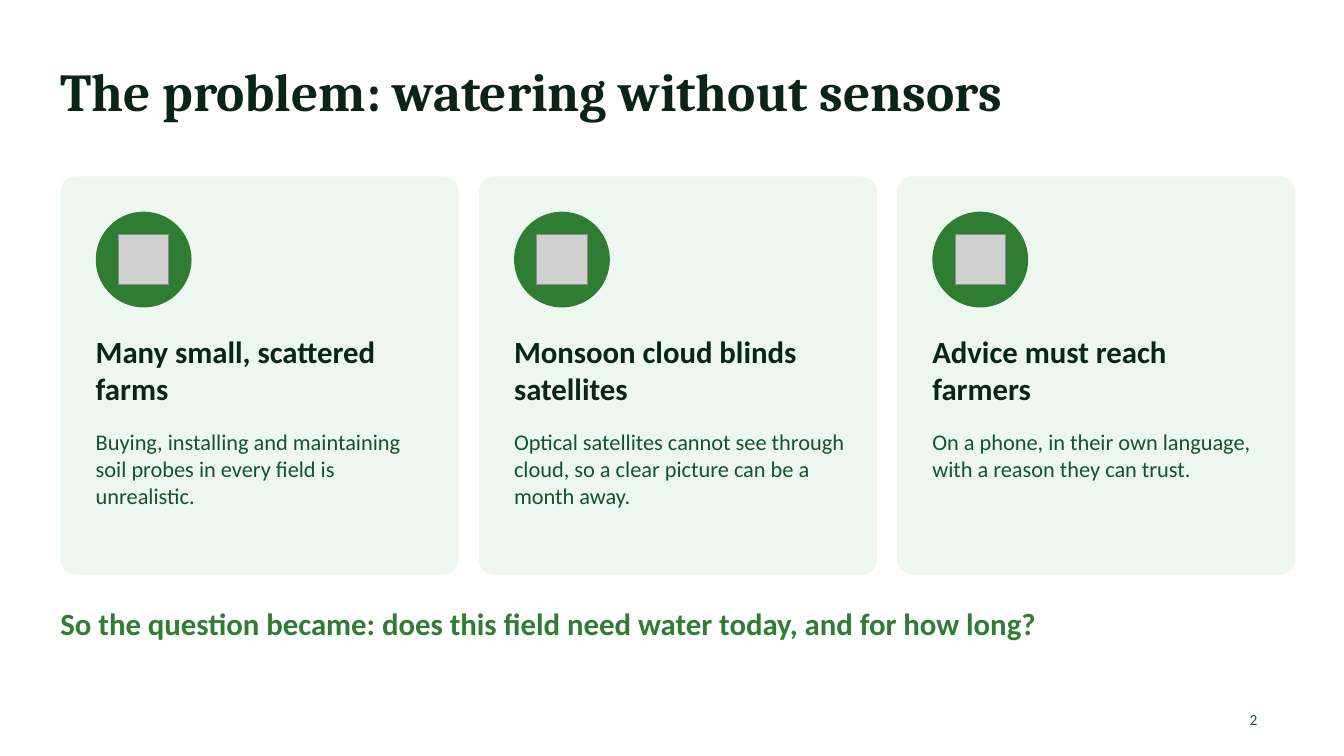
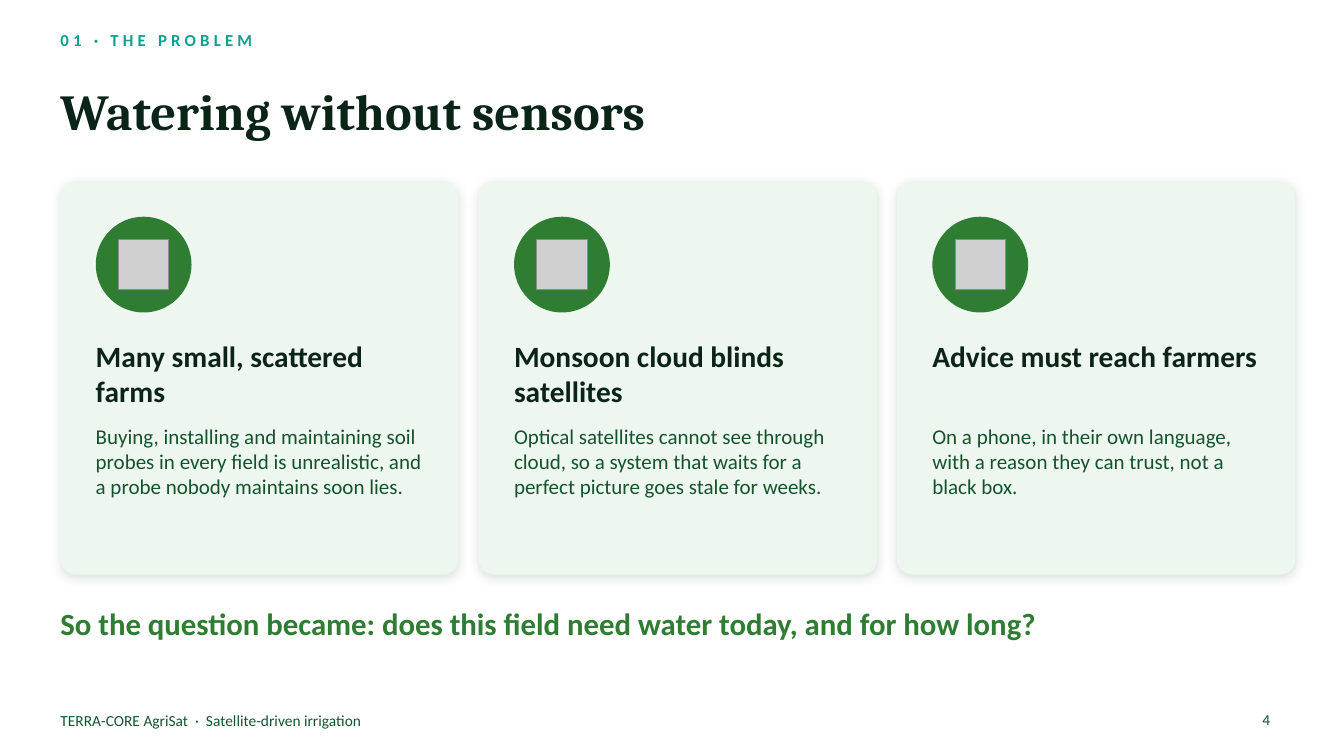
Before and after one commit to Rudraksh91/SatelliteSoilMonitoring, a slide deck: slide 4 of TerraCore_AgriSat_Presentation.pptx (slide 2 before the commit). Drawn at 1344x756 pixels with LibreOffice and Linux fonts; fonts in the diff are those of the drawing; grey boxes stand for pictures. Boxes give left, top, right and bottom in pixels: in the first picture for what was removed or moved away, otherwise in the second. Text is boxed around its words. In the diff, an @@ line names an element or a change of style, - is before the commit and + after.

```diff
--- a/TerraCore_AgriSat_Presentation.pptx
+++ b/TerraCore_AgriSat_Presentation.pptx
@@ text added at [60, 35, 252, 46], 12 pt, text #0E9F8E, bold @@
+01 · THE PROBLEM
@@ title at [60, 95, 645, 141]: text changed; size 38 to 36 pt @@
-The problem: watering without sensors
+Watering without sensors
@@ rounded rectangle: place and size @@
-rounded rectangle at [60, 176, 459, 575]
+rounded rectangle at [60, 181, 459, 575]
@@ rounded rectangle: place and size @@
-rounded rectangle at [479, 176, 877, 575]
+rounded rectangle at [479, 181, 877, 575]
@@ shadow on in 3 elements at [60, 181, 459, 575], [479, 181, 877, 575], [897, 181, 1296, 575] @@
@@ rounded rectangle: place and size @@
-rounded rectangle at [897, 176, 1296, 575]
+rounded rectangle at [897, 181, 1296, 575]
@@ 3 pictures, 3 ellipses: place and size @@
-3 pictures, 3 ellipses at [96, 212, 1028, 308]
+3 pictures, 3 ellipses at [96, 217, 1028, 313]
@@ size 22 to 21 pt in 3 elements at [96, 346, 363, 403], [514, 346, 783, 403], [932, 346, 1257, 368] @@
@@ text at [96, 429, 421, 498]: text changed; size 16 to 15 pt @@
-Buying, installing and maintaining soil probes in every field is unrealistic.
+Buying, installing and maintaining soil probes in every field is unrealistic, and a probe nobody maintains soon lies.
@@ text at [514, 429, 824, 498]: text changed; size 16 to 15 pt @@
-Optical satellites cannot see through cloud, so a clear picture can be a month away.
+Optical satellites cannot see through cloud, so a system that waits for a perfect picture goes stale for weeks.
@@ text at [932, 429, 1231, 494]: text changed; size 16 to 15 pt @@
-On a phone, in their own language, with a reason they can trust.
+On a phone, in their own language, with a reason they can trust, not a black box.
@@ text added at [60, 715, 361, 729], 11 pt, text #14532D @@
+TERRA-CORE AgriSat · Satellite-driven irrigation
@@ page number removed at [1250, 715, 1258, 725] @@
-2
@@ page number added at [1262, 715, 1270, 725], 11 pt, text #14532D @@
+4
```
Also in this commit, not shown: 9 other slides changed, 11 slides added, 1 slide removed, 1 other file.
